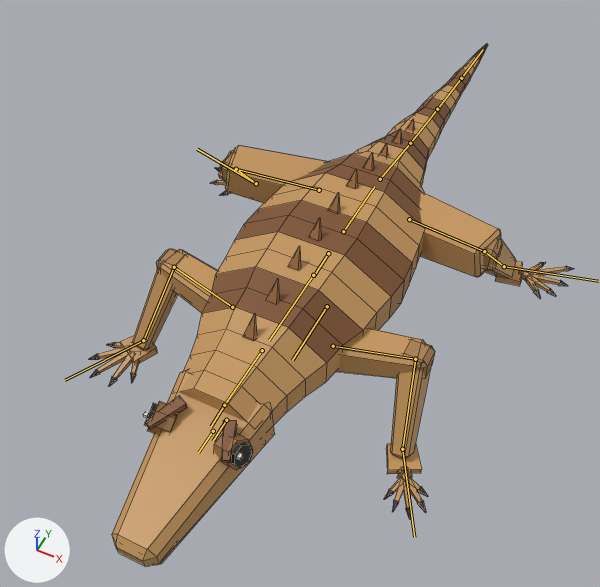
Before and after pictures for a commit that changed the FBX model models/sand-lizard/SandLizard.fbx.
Camera for both pictures: a 50 mm lens placed at (0.134, -0.306, 0.385), pointed at (-0.017, -0.003, 0.006). The axes (+X, +Y, +Z) are drawn at lower left. The lights are the same throughout. The older version comes first. The bones that bend it are drawn over the model as lines. Mesh edges are drawn as thin lines.

Names of what the first picture shows: 'SandLizard_Mesh'.
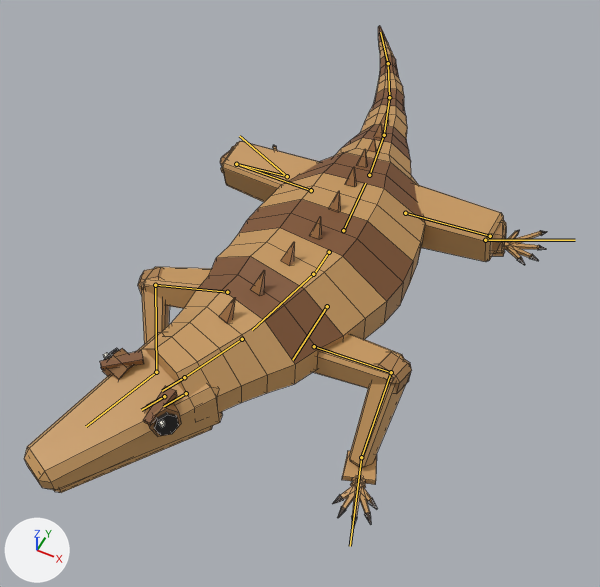
The newer file adds an action. The first version stands in its rest pose; the second is drawn at frame 2 of the action 'SandLizard|TurnRight'.

What the commit changed:
Bone 'Chest' (bone_chest) turns from (0, 0, 0) to (0, 0, 12) degrees about its own x, y and z.
Bone 'Neck' (bone_neck) turns from (0, 0, 0) to (-3, 0, 7) degrees about its own x, y and z.
Bone 'Head' (bone_head) turns from (0, 0, 0) to (0, 0, 6) degrees about its own x, y and z.
Bone 'Forearm_L' (bone_forearm_l) turns from (0, 0, 0) to (-2, 0, 3) degrees about its own x, y and z.
Bone 'Hand_L' (bone_hand_l) turns from (0, 0, 0) to (2, 3, 2) degrees about its own x, y and z.
Bone 'UpperArm_R' (bone_upperarm_r) turns from (0, 0, 0) to (-10, 14, 34) degrees about its own x, y and z.
Bone 'Forearm_R' (bone_forearm_r) turns from (0, 0, 0) to (-2, 0, -5) degrees about its own x, y and z.
Bone 'Hand_R' (bone_hand_r) turns from (0, 0, 0) to (-2, -21, -14) degrees about its own x, y and z.
Bone 'Hips' (bone_hips) turns from (0, 0, 0) to (0, 0, 7) degrees about its own x, y and z.
Bone 'Tail1' (bone_tail1) turns from (0, 0, 0) to (0, -1, 5) degrees about its own x, y and z.
Bone 'Tail2' (bone_tail2) turns from (0, 0, 0) to (0, -1, 6) degrees about its own x, y and z.
Bone 'Tail3' (bone_tail3) turns from (0, 0, 0) to (0, -1, 5) degrees about its own x, y and z.
Bone 'Tail4' (bone_tail4) turns from (0, 0, 0) to (0, -1, 5) degrees about its own x, y and z.
Bone 'Thigh_L' (bone_thigh_l) turns from (0, 0, 0) to (-4, 3, 5) degrees about its own x, y and z.
Bone 'Shin_L' (bone_shin_l) turns from (0, 0, 0) to (0, 0, 5) degrees about its own x, y and z.
Bone 'Foot_L' (bone_foot_l) turns from (0, 0, 0) to (5, -5, -5) degrees about its own x, y and z.
Bone 'Thigh_R' (bone_thigh_r) turns from (0, 0, 0) to (-14, -12, -19) degrees about its own x, y and z.
Bone 'Shin_R' (bone_shin_r) turns from (0, 0, 0) to (0, 0, -5) degrees about its own x, y and z.
Bone 'Foot_R' (bone_foot_r) turns from (0, 0, 0) to (8, 11, 11) degrees about its own x, y and z.

Where the change shows, as pixel boxes [x1, y1, x2, y2] in the pictures (600 x 587 px):
'SandLizard_Mesh', posed (8% wider): before [89, 44, 574, 566]; after [24, 26, 547, 528]
bone 'Chest', root to tip: before (313, 275) to (269, 340); after (313, 274) to (252, 330)
bone 'Neck', root to tip: before (262, 350) to (224, 405); after (242, 339) to (184, 377)
bone 'Head', root to tip: before (224, 405) to (211, 426); after (184, 377) to (162, 391)
bone 'Forearm_L', root to tip: before (415, 359) to (402, 449); after (391, 372) to (361, 457)
bone 'Hand_L', root to tip: before (402, 449) to (414, 537); after (361, 457) to (350, 546)
bone 'UpperArm_R', root to tip: before (232, 307) to (174, 267); after (227, 292) to (155, 285)
bone 'Forearm_R', root to tip: before (174, 267) to (143, 340); after (155, 285) to (156, 372)
bone 'Hand_R', root to tip: before (143, 340) to (65, 380); after (156, 372) to (86, 426)
bone 'Hips', root to tip: before (343, 231) to (374, 186); after (343, 230) to (365, 183)
bone 'Tail1', root to tip: before (380, 179) to (410, 143); after (369, 175) to (384, 135)
bone 'Tail2', root to tip: before (410, 143) to (437, 109); after (384, 135) to (389, 97)
bone 'Tail3', root to tip: before (437, 109) to (461, 78); after (389, 97) to (388, 63)
bone 'Tail4', root to tip: before (461, 78) to (483, 49); after (388, 63) to (380, 32)
bone 'Thigh_L', root to tip: before (409, 219) to (484, 251); after (405, 213) to (490, 236)
bone 'Shin_L', root to tip: before (484, 251) to (504, 266); after (490, 236) to (485, 240)
bone 'Foot_L', root to tip: before (504, 266) to (598, 281); after (485, 240) to (575, 240)
bone 'Thigh_R', root to tip: before (319, 190) to (236, 169); after (311, 190) to (236, 164)
bone 'Shin_R', root to tip: before (236, 169) to (256, 183); after (236, 164) to (287, 176)
bone 'Foot_R', root to tip: before (256, 183) to (197, 149); after (287, 176) to (239, 136)
